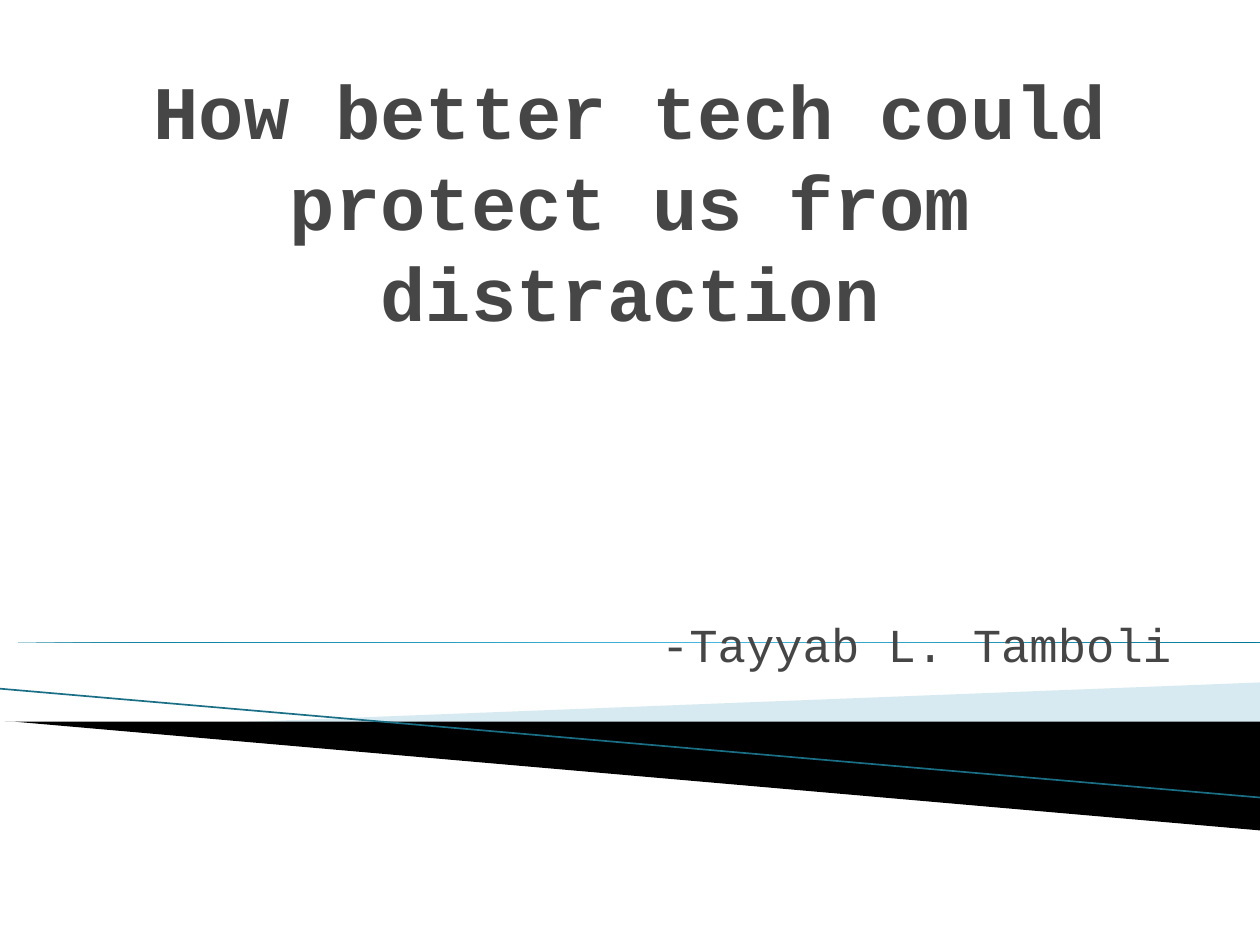
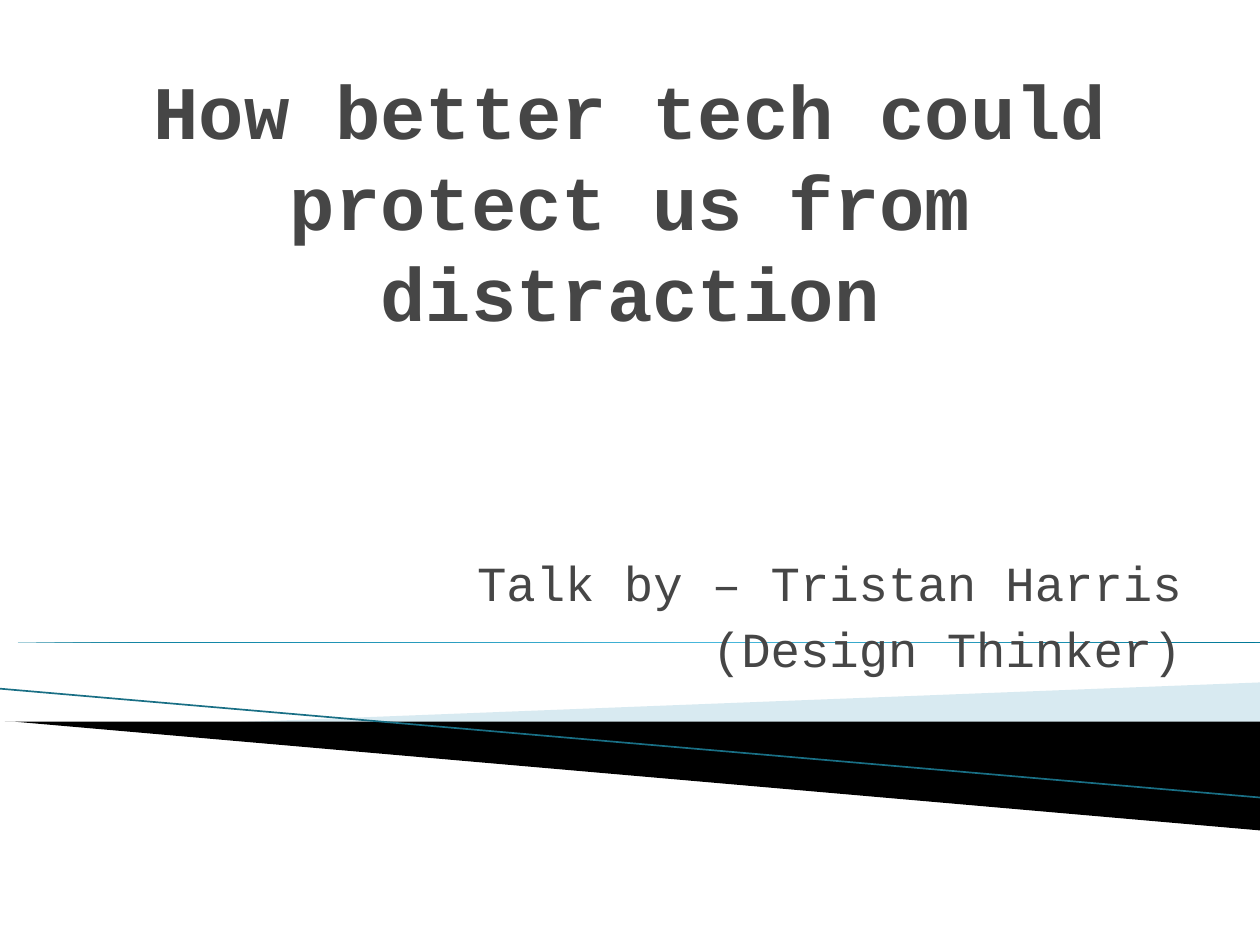
Before and after one commit to Tayyabt120/temp, a slide deck: slide 1 of How better tech could protect us from distraction.pptx. Drawn at 1260x945 pixels with LibreOffice and Linux fonts; fonts in the diff are those of the drawing; background and template pictures are left out. Boxes give left, top, right and bottom in pixels: in the first picture for what was removed or moved away, otherwise in the second. Text is boxed around its words. In the diff, an @@ line names an element or a change of style, - is before the commit and + after.

```diff
--- a/How better tech could protect us from distraction.pptx
+++ b/How better tech could protect us from distraction.pptx
@@ subtitle at <box>477,565,1182,677</box>: text changed; size 27 to 28 pt @@
--Tayyab L. Tamboli
+Talk by – Tristan Harris
+(Design Thinker)
```
Also in this commit, not shown: 2 other slides changed, 7 slides added, 8 slides removed.
